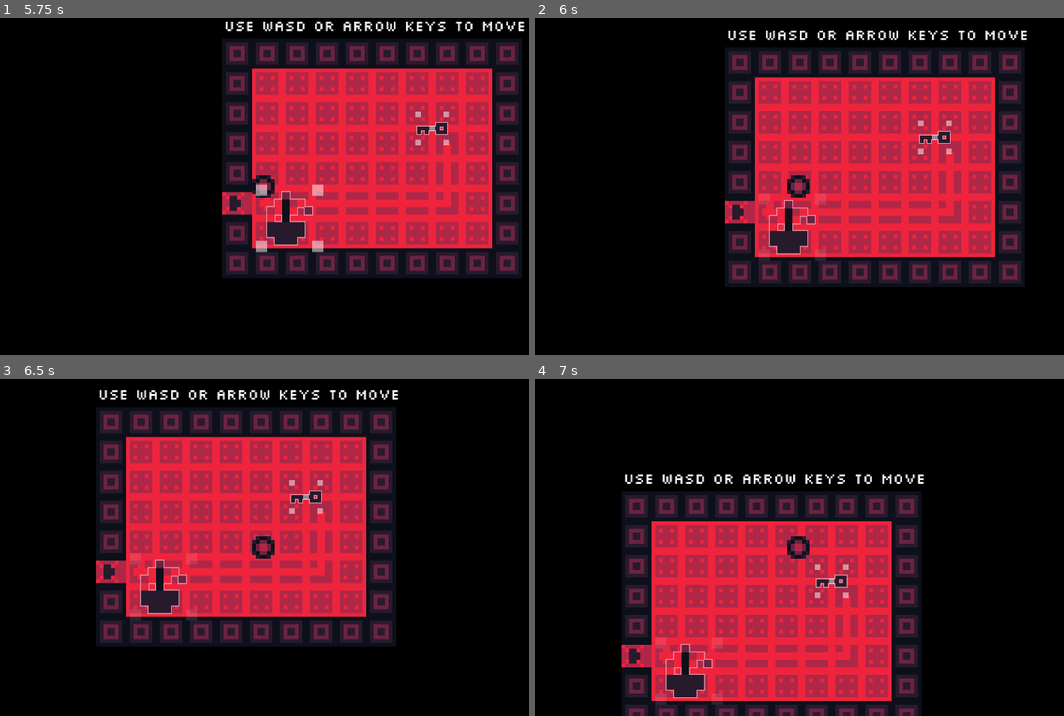
Above: before the commit, frames 1-4 (two rows, left to right).
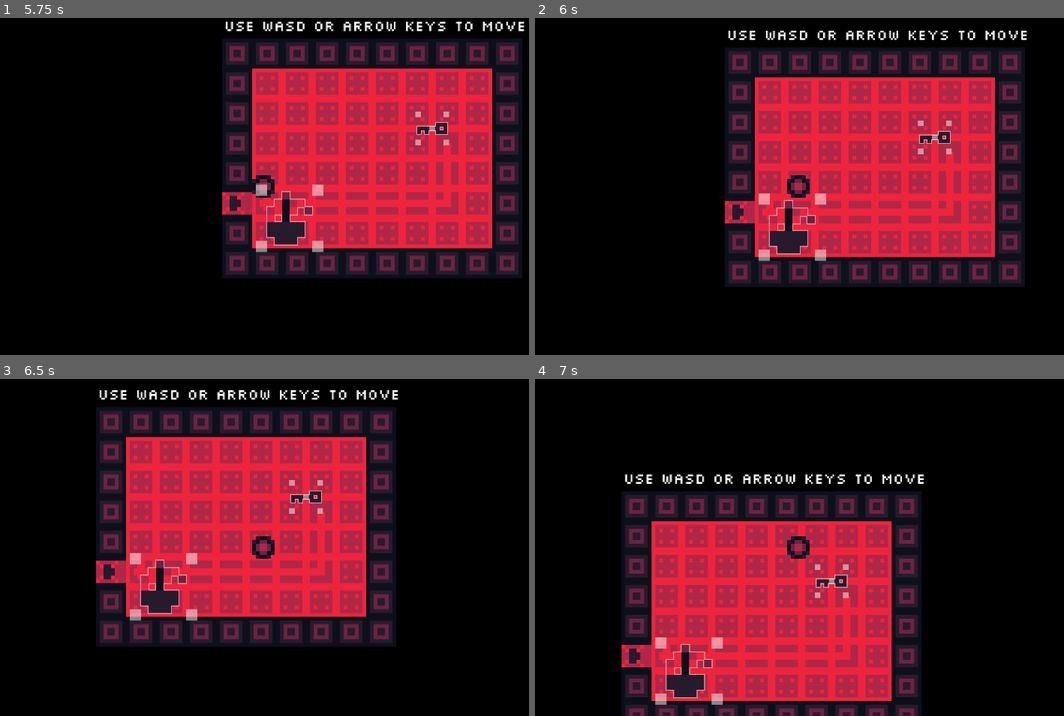
Above: after the commit, the same moments.

Repository: GriffinBaxter/Scaled-To-Nothing
Game: Godot game, scene res://Scenes/main.tscn
Two runs of this game, one before a commit and one after it. Both use one fixed random seed, a clock stepped at 60 frames per second and the inputs below.
Inputs (mouse positions are in pixels of both pictures, inside the frame that each line leads up to):
- Up to frame 1 (5.75 s): tap Enter at 0.5, 5 s; move the mouse to (322, 156) at 0.52 s; press the mouse at (322, 156) at 0.53 s; hold D (right) 0.53-1.28 s; move the mouse to (74, 247) at 1.27 s; release the mouse at (74, 247) at 1.28 s; hold S (down) 1.28-2.03 s; click (74, 247) at 1.35 s; tap Space at 2 s; move the mouse to (322, 112) at 2.02 s; press the mouse at (322, 112) at 2.03 s; hold D (right) 2.03-2.78 s; move the mouse to (232, 253) at 2.77 s; release the mouse at (232, 253) at 2.78 s; hold W (up) 2.78-3.53 s; click (232, 253) at 2.85 s; move the mouse to (444, 237) at 3.52 s; press the mouse at (444, 237) at 3.53 s; hold A (left) 3.53-5.03 s; move the mouse to (84, 135) at 4.27 s; release the mouse at (84, 135) at 4.28 s; click (84, 135) at 4.35 s; move the mouse to (290, 186) at 5.02 s; press the mouse at (290, 186) at 5.03 s; hold S (down) from 5.03 s (still down)
- Up to frame 2 (6 s): move the mouse to (709, 102) at 5.77 s; release S (down) at 5.78 s; release the mouse at (709, 102) at 5.78 s; hold D (right) from 5.78 s (still down); click (709, 102) at 5.85 s
- Up to frame 3 (6.5 s): keep holding D (right)
- Up to frame 4 (7 s): move the mouse to (931, 530) at 6.52 s; release D (right) at 6.53 s; press the mouse at (931, 530) at 6.53 s; hold W (up) from 6.53 s (still down)

Frame 1 is identical in both runs. In frame 2, 0.3% of the frame differs, in the area x 42-56%, y 52-73%; in frame 3, 0.3%; in frame 4, 0.3%.

Commit message:
Scaling/positioning operation now stays active until letting go of left click

Diff:
--- a/Scripts/object_scaling.gd
+++ b/Scripts/object_scaling.gd
@@ -15,6 +15,7 @@
 var original_scale = Vector2(1, 1)
 var selected_corner: CornerPos = CornerPos.NONE
 var current_scale_amount = 0
+var currently_scaling_or_positioning = false
 
 
 func _ready() -> void:
@@ -73,52 +74,77 @@
 
 		# middle
 		if (
-			can_position
-			and -CORNER_SELECT_OFFSET <= (global_mouse_position - global_position).x
-			and (global_mouse_position - global_position).x <= CORNER_SELECT_OFFSET
-			and -CORNER_SELECT_OFFSET <= (global_mouse_position - global_position).y
-			and (global_mouse_position - global_position).y <= CORNER_SELECT_OFFSET
+			(currently_scaling_or_positioning and selected_corner == CornerPos.MIDDLE)
+			or (
+				can_position
+				and -CORNER_SELECT_OFFSET <= (global_mouse_position - global_position).x
+				and (global_mouse_position - global_position).x <= CORNER_SELECT_OFFSET
+				and -CORNER_SELECT_OFFSET <= (global_mouse_position - global_position).y
+				and (global_mouse_position - global_position).y <= CORNER_SELECT_OFFSET
+			)
 		):
-			update_corner(CornerPos.MIDDLE)
+			if not currently_scaling_or_positioning:
+				update_corner(CornerPos.MIDDLE)
 
 		# top left
 		elif (
-			(global_mouse_position - global_position).x < -CORNER_SELECT_OFFSET
-			and (global_mouse_position - global_position).y < -CORNER_SELECT_OFFSET
+			(currently_scaling_or_positioning and selected_corner == CornerPos.TOP_LEFT)
+			or (
+				(global_mouse_position - global_position).x < -CORNER_SELECT_OFFSET
+				and (global_mouse_position - global_position).y < -CORNER_SELECT_OFFSET
+			)
 		):
-			update_corner(CornerPos.TOP_LEFT)
+			if not currently_scaling_or_positioning:
+				update_corner(CornerPos.TOP_LEFT)
 			current_scale_amount = scale_amount * (-event.relative.x - event.relative.y)
 
 		# top right
 		elif (
-			(global_mouse_position - global_position).x > CORNER_SELECT_OFFSET
-			and (global_mouse_position - global_position).y < -CORNER_SELECT_OFFSET
+			(currently_scaling_or_positioning and selected_corner == CornerPos.TOP_RIGHT)
+			or (
+				(global_mouse_position - global_position).x > CORNER_SELECT_OFFSET
+				and (global_mouse_position - global_position).y < -CORNER_SELECT_OFFSET
+			)
 		):
-			update_corner(CornerPos.TOP_RIGHT)
+			if not currently_scaling_or_positioning:
+				update_corner(CornerPos.TOP_RIGHT)
 			current_scale_amount = scale_amount * (event.relative.x - event.relative.y)
 
 		# bottom left
 		elif (
-			(global_mouse_position - global_position).x < -CORNER_SELECT_OFFSET
-			and (global_mouse_position - global_position).y > CORNER_SELECT_OFFSET
+			(currently_scaling_or_positioning and selected_corner == CornerPos.BOTTOM_LEFT)
+			or (
+				(global_mouse_position - global_position).x < -CORNER_SELECT_OFFSET
+				and (global_mouse_position - global_position).y > CORNER_SELECT_OFFSET
+			)
 		):
-			update_corner(CornerPos.BOTTOM_LEFT)
+			if not currently_scaling_or_positioning:
+				update_corner(CornerPos.BOTTOM_LEFT)
 			current_scale_amount = scale_amount * (-event.relative.x + event.relative.y)
 
 		# bottom right
 		elif (
-			(global_mouse_position - global_position).x > CORNER_SELECT_OFFSET
-			and (global_mouse_position - global_position).y > CORNER_SELECT_OFFSET
+			(currently_scaling_or_positioning and selected_corner == CornerPos.BOTTOM_RIGHT)
+			or (
+				(global_mouse_position - global_position).x > CORNER_SELECT_OFFSET
+				and (global_mouse_position - global_position).y > CORNER_SELECT_OFFSET
+			)
 		):
-			update_corner(CornerPos.BOTTOM_RIGHT)
+			if not currently_scaling_or_positioning:
+				update_corner(CornerPos.BOTTOM_RIGHT)
 			current_scale_amount = scale_amount * (event.relative.x + event.relative.y)
 
 		else:
-			selected_corner = CornerPos.NONE
+			update_corner(CornerPos.NONE)
 			current_scale_amount = 0
 
 
 func _process(_delta: float) -> void:
+	if Input.is_action_just_pressed("left_mouse"):
+		currently_scaling_or_positioning = true
+	elif Input.is_action_just_released("left_mouse"):
+		currently_scaling_or_positioning = false
+
 	if mouse_entered_object and Input.is_action_pressed("left_mouse"):
 		var global_mouse_position = get_global_mouse_position()
 		var to_scale = Vector2(current_scale_amount, current_scale_amount)
@@ -145,4 +171,3 @@
 
 func _on_mouse_exited() -> void:
 	mouse_entered_object = false
-	update_corner(CornerPos.NONE)
